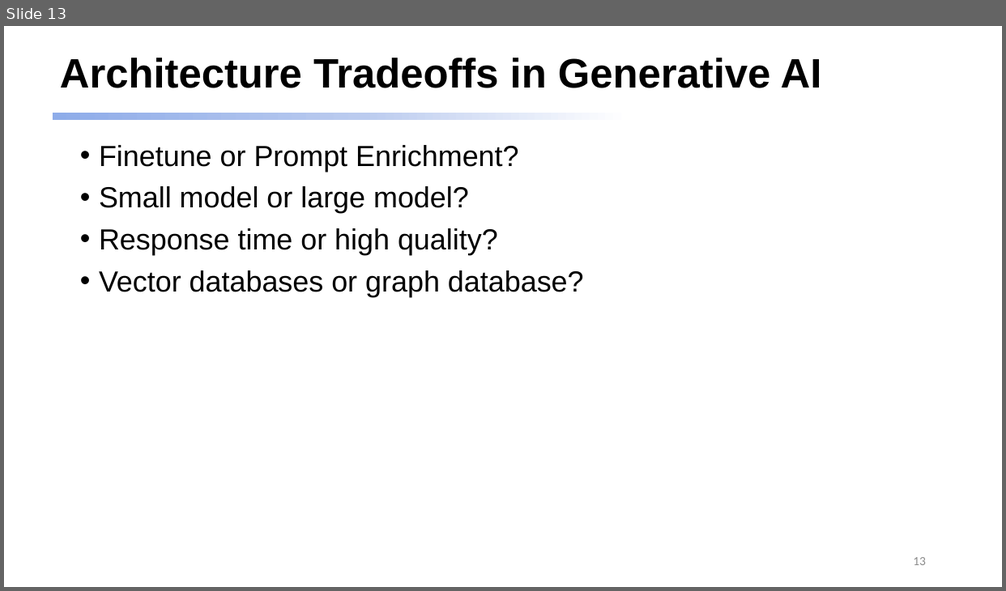
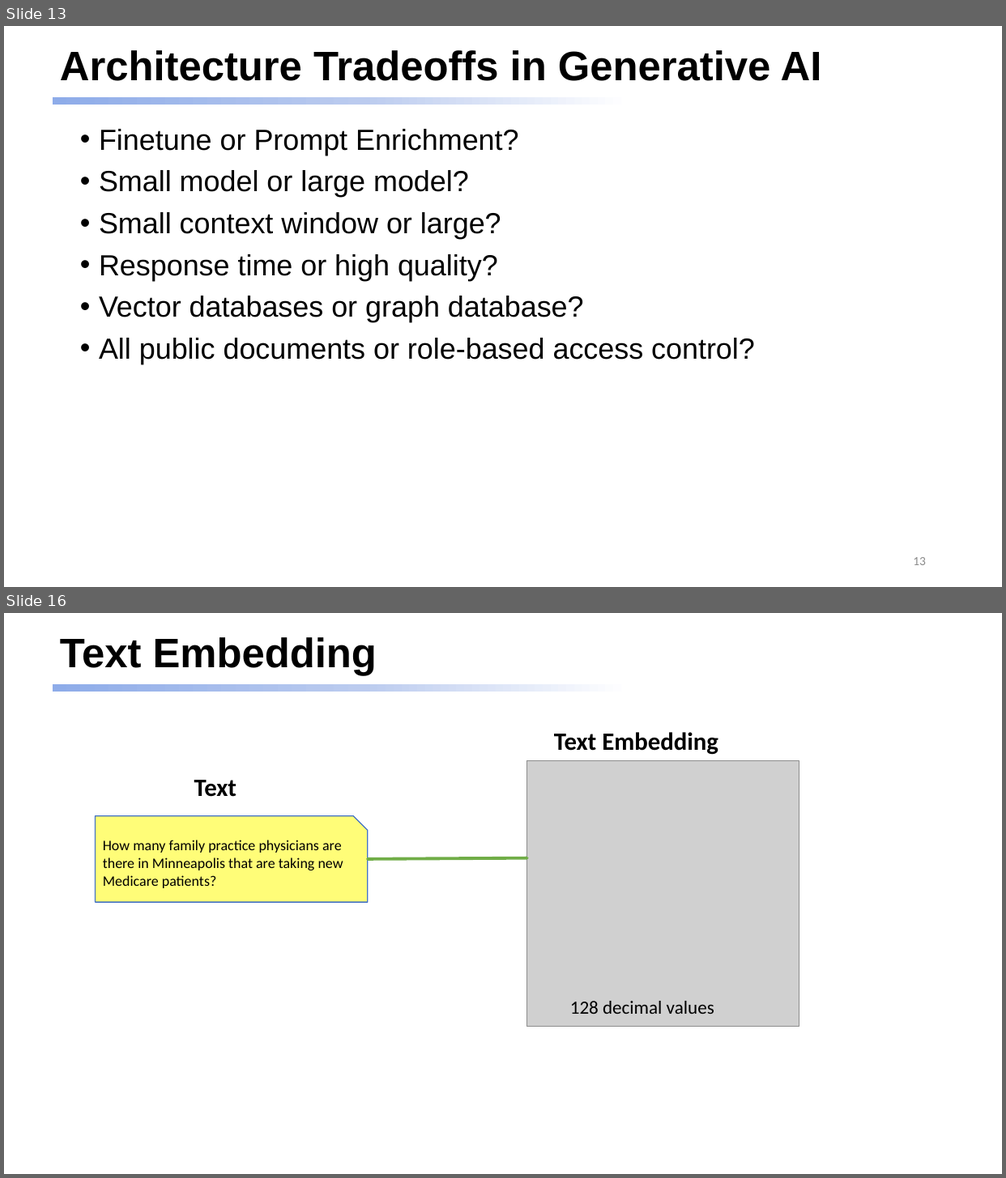
Before and after one commit to dmccreary/genai-arch-patterns, a slide deck: slides/One-Hour-Talk.pptx. Shown one above the other, each under a label of ours: slide 13 before the commit, slides 13 and 16 after it; the slides between them are not shown. The pictures are 1006x591 and 1006x1178 pixels, drawn with LibreOffice and Linux fonts; fonts in the diff are those of the drawing; grey boxes stand for pictures. Boxes give left, top, right and bottom in pixels: in the first picture for what was removed or moved away, otherwise in the second. Text is boxed around its words. In the diff, an @@ line names an element or a change of style, - is before the commit and + after.

```diff
--- a/slides/One-Hour-Talk.pptx
+++ b/slides/One-Hour-Talk.pptx
@@ slide 16 added at box(4, 613, 1002, 1174), background #FFFFFF; not listed: 1 template element that a slide beside it also shows @@
@@ title added at box(60, 637, 377, 675), 39.6 pt, text #000000, bold @@
+Text Embedding
@@ text added at box(554, 732, 718, 755), 24 pt, text #000000, bold @@
+Text Embedding
@@ text added at box(194, 780, 236, 797), 24 pt, text #000000, bold @@
+Text
@@ picture added at box(527, 760, 799, 1026) @@
@@ snip rect added at box(96, 815, 368, 902), fill #FFFD78, outline #4472C4 1 pt, 14 pt, text #000000 @@
+How many family practice physicians are there in Minneapolis that are taking new Medicare patients?
@@ line added from (368, 859) to (527, 858), #70AD47 3 pt @@
@@ text added at box(570, 1001, 714, 1014), 18 pt, text #000000 @@
+128 decimal values
@@ slide 13 changed as well @@
@@ title "Architecture Tradeoffs in Generative AI": place and size @@
-title "Architecture Tradeoffs in Generative AI" at box(60, 58, 822, 88)
+title "Architecture Tradeoffs in Generative AI" at box(60, 50, 822, 81)
@@ rectangle: place and size @@
-rectangle at box(52, 113, 913, 120)
+rectangle at box(52, 97, 913, 105)
@@ text "Finetune or Prompt Enrichment?": place and size @@
-text "Finetune or Prompt Enrichment?" at box(99, 145, 584, 297)
+text "Finetune or Prompt Enrichment?" at box(99, 129, 755, 365)
@@ text at box(99, 212, 501, 239): paragraph added @@
+• Small context window or large?
@@ text at box(99, 338, 755, 365): paragraph added @@
+• All public documents or role-based access control?
```
Also in this commit, not shown: 12 other slides changed, 15 other slides added.
